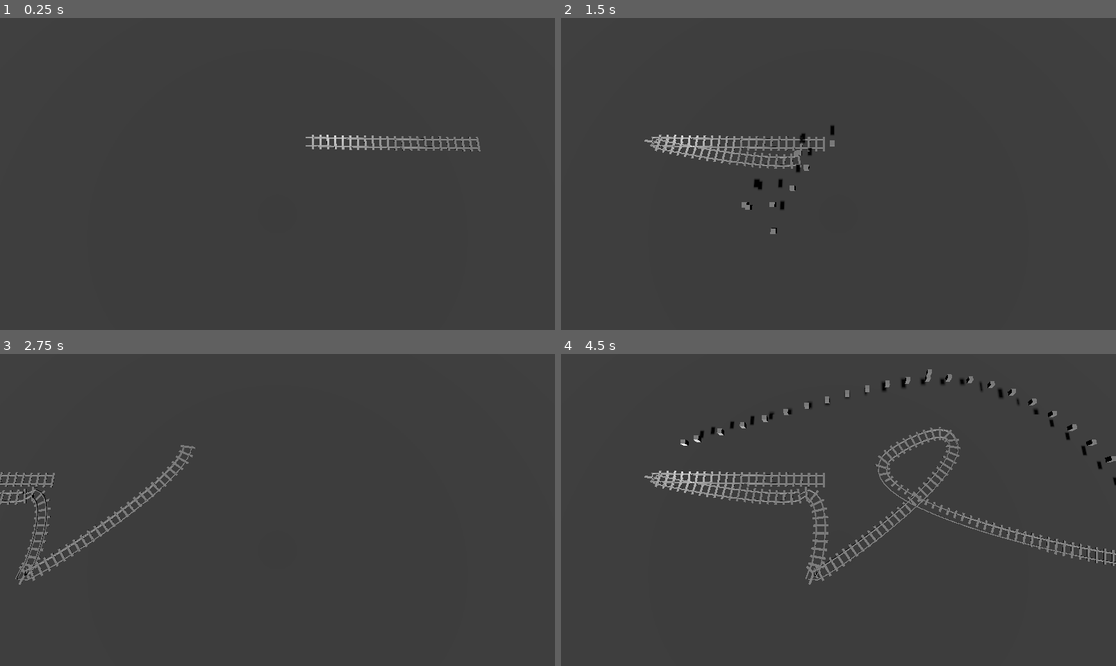
Above: before the commit, frames 1-4 (two rows, left to right).
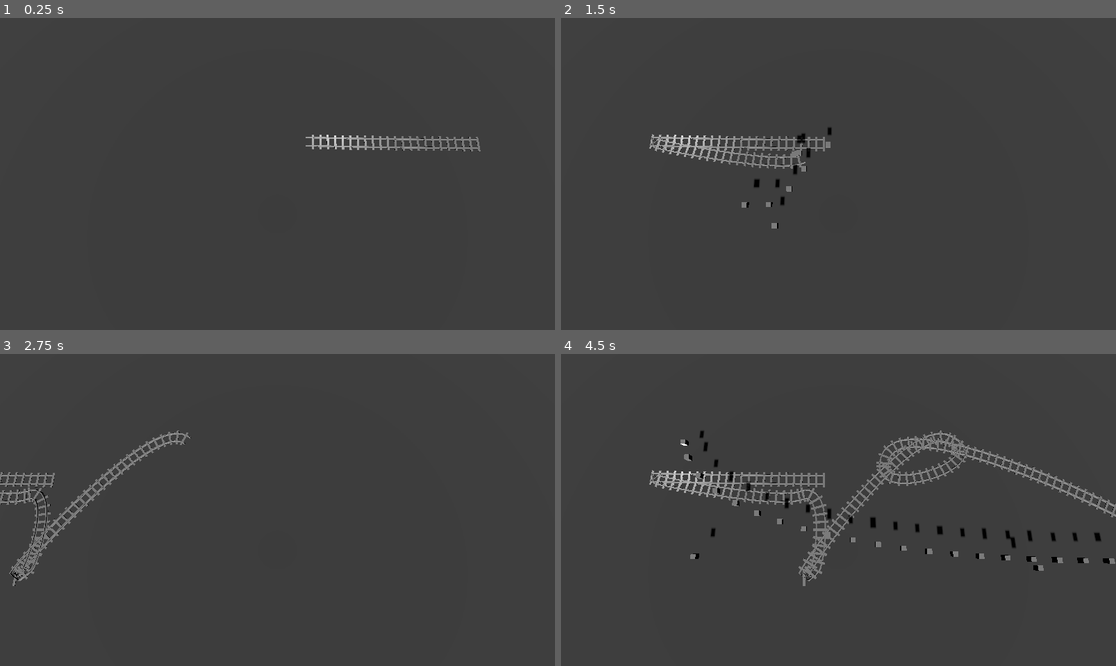
Above: after the commit, the same moments.

Repository: memlocator/trains
Game: Godot game, scene res://main.tscn
Same seed, same stepped clock (60 frames per second), same inputs: the game is played once before the commit and once after it.
Inputs (mouse positions are in pixels of both pictures, inside the frame that each line leads up to):
- Up to frame 1 (0.25 s): no input
- Up to frame 2 (1.5 s): tap Enter at 0.5 s; move the mouse to (960, 158) at 0.52 s; hold D (move_right) 0.53-1.25 s; click (960, 158) at 0.67 s; drag from (727, 189) to (810, 236) at 1.27 s
- Up to frame 3 (2.75 s): move the mouse to (333, 441) at 2.02 s; hold D (move_right) from 2.03 s (still down); click (333, 441) at 2.17 s
- Up to frame 4 (4.5 s): release D (move_right) at 2.75 s; drag from (810, 572) to (672, 463) at 2.77 s; move the mouse to (1005, 556) at 3.52 s; hold A (move_left) 3.53-4.25 s; click (1005, 556) at 3.67 s; drag from (672, 463) to (755, 432) at 4.27 s

The runs differ from the first frame. In frame 2, 0.4% of the frame differs, in the area x 15-50%, y 34-70%; in frame 3, 2.0%; in frame 4, 5.5%, in the area x 15-100%, y 4-75%.

Commit message:
rail is now split into different meshes

Diff:
--- a/Extrude.gd
+++ b/Extrude.gd
@@ -4,31 +4,31 @@
 var mesh = MeshInstance3D.new()
 
 
-@export_group("Rail Parameters")
-@export_range(0.05, 1, 0.1) var segment_dist: float = 0.3:
-	set(new_dist):
-		segment_dist = new_dist
-		generate_rails()
+#@export_group("Rail Parameters")
+var segment_dist: float = 0.3
+	#set(new_dist):
+		#segment_dist = new_dist
+		#generate_rails()
 
-@export_range(0.05, 1, 0.1) var sleeper_dist: float = 0.4:
-	set(new_dist):
-		sleeper_dist = new_dist
-		generate_sleepers()
+var sleeper_dist = 0.4
+	#set(new_dist):
+		#sleeper_dist = new_dist
+		#generate_sleepers()
 
-@export var offset: float = 0.2:
-	set(new_offset):
-		offset = new_offset
-		generate_rails()
+var offset = 0.2
+	#set(new_offset):
+		#offset = new_offset
+		#generate_rails()
 
-@export var track_scale: Vector3 = Vector3(0.05,0.05,0.05):
-	set(new_scale):
-		track_scale = new_scale
-		generate_rails()
+var track_scale = Vector3(0.05,0.05,0.05)
+	#set(new_scale):
+		#track_scale = new_scale
+		#generate_rails(target_curve)
 
-@export var Regen: bool = false:
-	set(_f):
-		generate_rails()
-		generate_sleepers()
+var Regen: bool = false
+	#set(_f):
+		#generate_rails(target_curve)
+		#generate_sleepers(target_curve)
 
 #func _on_rail_curve_changed():
 	#generate_rails()
@@ -65,18 +65,21 @@
 	sleeper_mesh.transform = input_transform
 	sleeper_mesh.scale = Vector3(0.7,0.025,0.1)
 
-func generate_sleepers():
-	clear_sleepers()
+func generate_sleepers(target_curve):
+	#clear_sleepers()
 
-	var curve_length = curve.get_baked_length()
+	var curve_length = target_curve.get_baked_length()
 	for i in range(0, curve_length*100, sleeper_dist*100):
 		if curve.get_baked_length() > 0:
-			var sleeper_transform = curve.sample_baked_with_rotation(float(i)/100, false)
+			var sleeper_transform = target_curve.sample_baked_with_rotation(float(i)/100, false)
 			place_sleeper(sleeper_transform)
 
 
 
-func generate_rails():
+func generate_rails(target_curve):
+	mesh = MeshInstance3D.new()
+	mesh.set_name("RailMesh")
+	add_child(mesh)
 	#for n in get_children():
 		#if n.name != "RailMesh":
 			#remove_child(n)
@@ -86,9 +89,9 @@
 		mesh = MeshInstance3D.new()
 
 	mesh.mesh = ArrayMesh.new()
-	generate_rail(offset)
-	generate_rail(-offset)
-	generate_sleepers()
+	generate_rail(offset, target_curve)
+	generate_rail(-offset, target_curve)
+	generate_sleepers(target_curve)
 
 
 func place_cross_section(cross_sections, input_transform, rail_offset):
@@ -96,7 +99,7 @@
 	curr_segment = offset_vertices(curr_segment, input_transform.basis.x*rail_offset)
 	cross_sections.append_array(curr_segment)
 
-func generate_rail(rail_offset):
+func generate_rail(rail_offset, target_curve):
 	var surface_array = []
 	surface_array.resize(Mesh.ARRAY_MAX)
 
@@ -104,19 +107,19 @@
 	var cross_sections_count = 0
 	var indices = PackedInt32Array()
 
-	var curve_length = curve.get_baked_length()
+	var curve_length = target_curve.get_baked_length()
 	for i in range(0, curve_length*100, segment_dist*100):
-		var section_transform = curve.sample_baked_with_rotation(float(i)/100, true)
+		var section_transform = target_curve.sample_baked_with_rotation(float(i)/100, false)
 		place_cross_section(cross_sections, section_transform, rail_offset)
 		cross_sections_count += 1
 
 	#need to guarantee we reach the end of the curve
-	#var transform = curve.sample_baked_with_rotation(curve_length, true)
-	#place_cross_section(cross_sections, transform, rail_offset)
-	#cross_sections_count += 1
+	var transform = target_curve.sample_baked_with_rotation(curve_length, false)
+	place_cross_section(cross_sections, transform, rail_offset)
+	cross_sections_count += 1
 	##################################################
 
-	var verts = cross_sections#PackedVector3Array()
+	var verts = cross_sections
 	var normals = PackedVector3Array()
 	normals.resize(len(verts))
 	normals.fill(Vector3(0,0,0))
@@ -142,14 +145,6 @@
 				normals[vertC] += normal
 				normals[vertD] += normal
 
-				#indices.append(vertC)
-				#indices.append(vertB)
-				#indices.append(vertA)
-#
-				#indices.append(vertB)
-				#indices.append(vertC)
-				#indices.append(vertD)
-
 				indices.append(vertA)
 				indices.append(vertB)
 				indices.append(vertC)
@@ -172,7 +167,8 @@
 	mesh.mesh.add_surface_from_arrays(Mesh.PRIMITIVE_TRIANGLES, surface_array)
 
 func _ready():
-	generate_rails()
+	pass
+	#generate_rails()
 	mesh.set_name("RailMesh")
 	add_child(mesh)
 	mesh.set_owner(owner)
--- a/player_controller.gd
+++ b/player_controller.gd
@@ -13,6 +13,7 @@
 var tightness_increment = 0.4
 
 var debug_points = []
+var rail_curves = []
 
 func _get_mouse_world_pos():
 	var cam = get_node("Camera3D")
@@ -46,11 +47,9 @@
 	if event is InputEventMouseButton:
 		if event.button_index == MOUSE_BUTTON_WHEEL_DOWN:
 			curve_tightness -= tightness_increment
-			#print(dist)
 
 		if event.button_index == MOUSE_BUTTON_WHEEL_UP:
 			curve_tightness += tightness_increment
-			#print(dist)
 
 		if event.button_index == MOUSE_BUTTON_LEFT:
 			var mouse_world_pos = _get_mouse_world_pos()
@@ -60,6 +59,7 @@
 					last_forward = last_curve_transform.basis.z
 					dragging = true
 					start_drag = _get_mouse_world_pos()
+					curve_tightness = 1
 
 				if !event.pressed: #mouse btn released
 					dragging = false
@@ -67,50 +67,54 @@
 						item.queue_free()
 					debug_points.clear()
 
-					RailPath.curve = CurveUtil.append(RailPath.curve, preview_curve)
-					RailPath.generate_rails()
-					RailPath.generate_sleepers()
+					#RailPath.curve = CurveUtil.append(RailPath.curve, preview_curve)
+					rail_curves.append(preview_curve)
+					RailPath.generate_rails(preview_curve)
+					RailPath.generate_sleepers(preview_curve)
 
 
 
 var preview_curve = Curve3D.new()
 func preview_placement():
+	preview_curve = Curve3D.new()
 	for item in debug_points:
 		item.queue_free()
 	debug_points.clear()
 
 	preview_curve.clear_points()
-	preview_curve.add_point(RailPath.curve.get_point_position(RailPath.curve.point_count-1))
+	preview_curve.add_point(rail_curves[-1].get_point_position(rail_curves[-1].point_count-1))
 	var pos = _get_mouse_world_pos()
 	if pos:
 		var mouse_world = RailPath.to_local(pos)
 		preview_curve.add_point(mouse_world)
 
 
-		#var prev_prev = RailPath.curve.get_point_position(RailPath.curve.point_count-2)
-		var prev = RailPath.curve.get_point_position(RailPath.curve.point_count-1)#preview_curve.get_point_position(preview_curve.point_count-2)
+		var prev = rail_curves[-1].get_point_position(rail_curves[-1].point_count-1)#preview_curve.get_point_position(preview_curve.point_count-2)
 		var curr = preview_curve.get_point_position(preview_curve.point_count-1)
 
 		#the 'forward' vec of the last piece of the curve
-		var vec =  (RailPath.curve.sample_baked(RailPath.curve.get_baked_length()-0.1, false) - RailPath.curve.sample_baked(RailPath.curve.get_baked_length() - 0.2, false)).normalized() #(prev - prev_prev).normalized()#-(RailPath.curve.sample_baked(RailPath.curve.get_baked_length() - 3, true) - RailPath.curve.sample_baked(RailPath.curve.get_baked_length(), true)).normalized()
+		var vec =  (rail_curves[-1].sample_baked(rail_curves[-1].get_baked_length()-0.1, false) - rail_curves[-1].sample_baked(rail_curves[-1].get_baked_length() - 0.2, false)).normalized()
 
 		#control point calcs
 		#curr dot forward
 		var dot_prod = vec.dot((prev-curr).normalized())#prev.dot(curr)
 		#lets get compare to the right vec to see which side
-		var right_vec = RailPath.curve.sample_baked_with_rotation(RailPath.curve.get_baked_length()-0.1, false).basis.x
+		var right_vec = rail_curves[-1].sample_baked_with_rotation(rail_curves[-1].get_baked_length()-0.1, false).basis.x
 		var dot_right_prod = right_vec.dot((prev-curr).normalized())
 
 		#var signed_dot = dot_prod*dot_right_prod
 		dist = dot_prod*dot_right_prod*-preview_curve.get_baked_length()
 
-		var out_point = vec*abs(dist) + vec*(1-dot_prod)#-RailPath.curve.sample_baked_with_rotation(RailPath.curve.get_baked_length(), true).basis.z*10#*dist#(-(prev_prev - prev)).lerp(in_point, 0.5)#-preview_curve.get_point_in(preview_curve.point_count-1)*dist#-dist*RailPath.curve.sample_baked_with_rotation(RailPath.curve.get_baked_length()-1, true).basis.z#-preview_curve.get_point_in(RailPath.curve.point_count-1)*dist#(prev-prev_prev).normalized()*dist#((curr - prev) - Vector3(curr.x, 0,0)).normalized()
-
+		var out_point = vec*abs(dist) + vec*(1-dot_prod)
 		var in_point = right_vec*dist - vec*curve_tightness*-dot_prod#.lerp(-out_point*(dist/10), 0.5)#(prev-curr).lerp(out_point, dist/10)
 		##control point calcs complete
 
-		debug_points.append(_debug_point(RailPath.curve.sample_baked(RailPath.curve.get_baked_length(), false)))
-		debug_points.append(_debug_point(RailPath.curve.sample_baked(RailPath.curve.get_baked_length() - 0.1, false)))
+		debug_points.append(_debug_point(rail_curves[-1].sample_baked(rail_curves[-1].get_baked_length() - 0.2, false)))
+		debug_points.append(_debug_point(rail_curves[-1].sample_baked(rail_curves[-1].get_baked_length() - 0.1, false)))
+
+
+		out_point = Vector3(out_point.x, 0, out_point.z)
+		in_point = Vector3(in_point.x, 0, in_point.z)
 
 		preview_curve.set_point_out(preview_curve.point_count-2, out_point)
 		preview_curve.set_point_in(preview_curve.point_count-1, in_point)
@@ -126,11 +130,14 @@
 func _process(_delta):
 	if dragging:
 		preview_placement()
-		#print("dragging ", dragging)
 
 
 func _ready():
 	set_process(true)
+	rail_curves.append(RailPath.curve)
+	rail_curves.append(rail_curves[-1])
+	RailPath.generate_rails(rail_curves[-1])
+	RailPath.generate_sleepers(rail_curves[-1])
 
 
 func _physics_process(delta):
